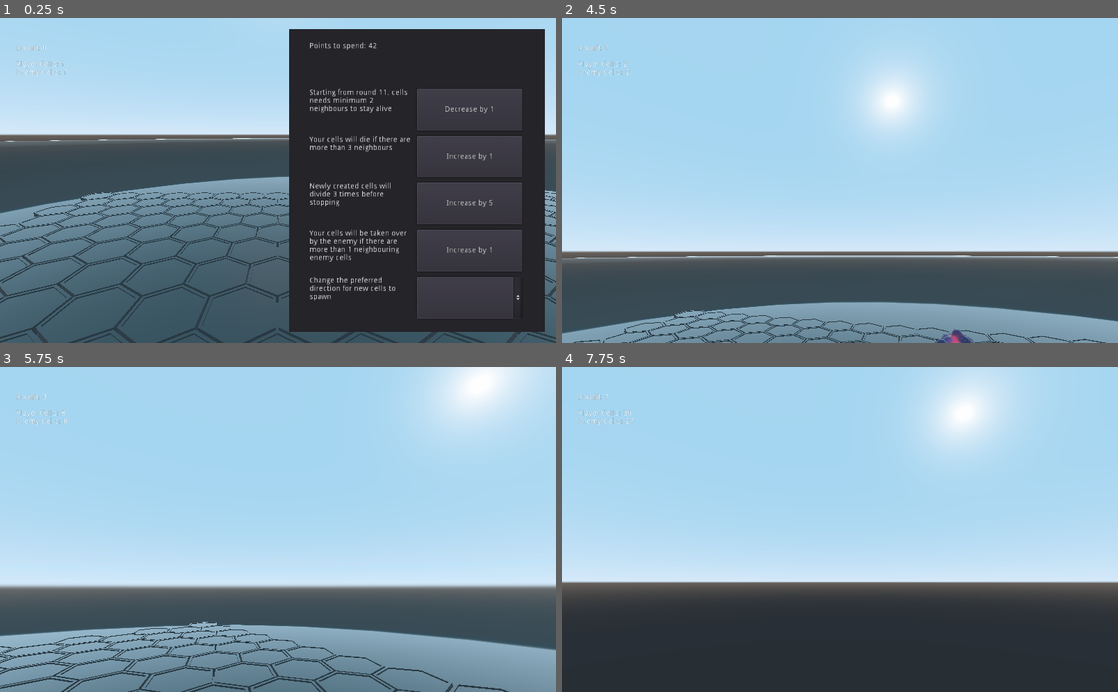
Above: before the commit, frames 1-4 (two rows, left to right).
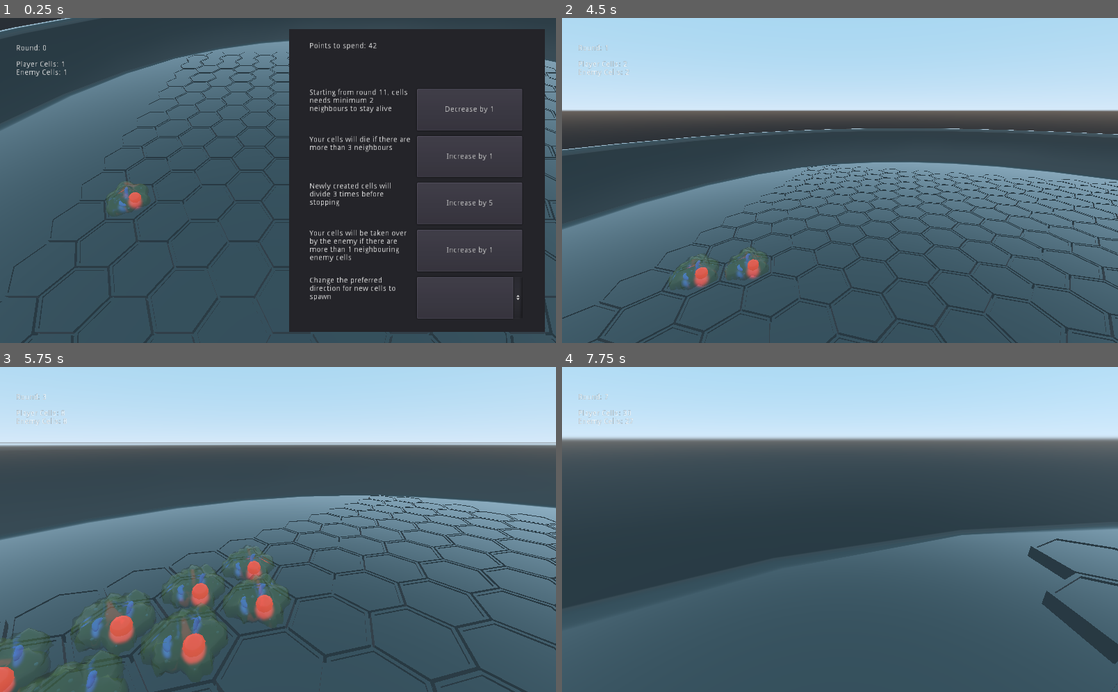
Above: after the commit, the same moments.

Repository: KrtzDev/cell-culture
Game: Godot game, scene res://TestScene.tscn
The game is run twice, just before and just after one commit, with the same random seed, the same clock (stepped at 60 frames per second) and the same inputs. Before the commit the project has no main scene; this scene is started directly in both runs.
Inputs (mouse positions are in pixels of both pictures, inside the frame that each line leads up to):
- Up to frame 1 (0.25 s): no input
- Up to frame 2 (4.5 s): click "Decrease by 1" at 0.5 s; click "Increase by 1" at 1.25 s; click "Increase by 5" at 2 s; click "Increase by 1" at 2.75 s; click (1029, 297) at 3.5 s; tap Enter (ui_accept) at 4.25 s; move the mouse to (962, 164) at 4.27 s; hold Right (ui_right) from 4.28 s (still down); hold Q (lower, bound only after the commit) from 4.28 s (still down)
- Up to frame 3 (5.75 s): tap Enter (ui_accept) at 4.52, 5.27 s; tap E (raise, bound only after the commit) at 4.55, 5.1 s; move the mouse to (250, 529) at 5.02 s; release Right (ui_right) at 5.03 s; release Q (lower, bound only after the commit) at 5.03 s; hold Up (ui_up) from 5.03 s (still down); tap Shift (sprint, bound only after the commit) at 5.3 s
- Up to frame 4 (7.75 s): keep holding Up (ui_up); move the mouse to (851, 523) at 5.77 s; hold Q (lower, bound only after the commit) 5.78-6.53 s; tap Shift (sprint, bound only after the commit) at 5.85, 7.55 s; move the mouse to (834, 536) at 6.52 s; tap Q (lower, bound only after the commit) at 6.6 s; tap Enter (ui_accept) at 6.77, 7.52 s; tap E (raise, bound only after the commit) at 6.8 s; move the mouse to (878, 532) at 7.27 s; hold E (raise, bound only after the commit) from 7.28 s (still down)

The runs differ from the first frame. In frame 1, 40% of the frame differs, in the area x 0-100%, y 0-100%; in frame 2, 68%; in frame 3, 77%; in frame 4, 85%, in the area x 0-100%, y 3-100%.

Commit message:
enemy cell and camera controlls updated

Diff:
--- a/cell-culture/CamMovement.gd
+++ b/cell-culture/CamMovement.gd
@@ -1,7 +1,7 @@
 extends KinematicBody
 
 var velocity = Vector3.ZERO
-var speed = .1
+var speed = .07
 
 onready var player_camera = $"Camera"
 var spin = 0.1
@@ -31,6 +31,16 @@
 	elif Input.is_action_pressed("ui_right"):
 		dir -= transform.basis.x
 
+	if Input.is_action_pressed("raise"):
+		dir += transform.basis.y
+	elif Input.is_action_pressed("lower"):
+		dir -= transform.basis.y
+
+	if Input.is_action_just_pressed("sprint"):
+		speed *= 2.5
+	elif Input.is_action_just_released("sprint"):
+		speed /= 2.5
+
 	velocity = dir.normalized() * speed
 
 func _input(event):
@@ -40,5 +50,5 @@
 		player_camera.rotate_x(lerp(0,spin, event.relative.y*(mouse_sensitivity * 0.01) ))
 
 		var curr_rot = player_camera.rotation_degrees
-		curr_rot.x = clamp(curr_rot.x,-60,60)
+		curr_rot.x = clamp(curr_rot.x,-80,80)
 		player_camera.rotation_degrees = curr_rot
--- a/cell-culture/CameraNode.tscn
+++ b/cell-culture/CameraNode.tscn
@@ -3,7 +3,8 @@
 [ext_resource path="res://CamMovement.gd" type="Script" id=1]
 
 [node name="CameraNode" type="KinematicBody"]
-transform = Transform( -1, -2.93182e-08, -1.48122e-07, 0, 0.980969, -0.194166, 1.50996e-07, -0.194166, -0.980969, 6.30807, 2.16011, 7.91773 )
+transform = Transform( 1, 0, 0, 0, 1, 0, 0, 0, 1, 0, 0, 0 )
 script = ExtResource( 1 )
 
 [node name="Camera" type="ClippedCamera" parent="."]
+transform = Transform( 1, 0, 0, 0, 0.707107, 0.707107, 0, -0.707107, 0.707107, 0, 0, 0 )
--- a/cell-culture/TestScene.tscn
+++ b/cell-culture/TestScene.tscn
@@ -18,5 +18,6 @@
 script = ExtResource( 1 )
 
 [node name="CameraNode" parent="." instance=ExtResource( 3 )]
+transform = Transform( -4.37114e-08, 0, -1, 0, 1, 0, 1, 0, -4.37114e-08, 11.9786, 3.60837, 11.0946 )
 
 [node name="Interface" parent="." instance=ExtResource( 5 )]
--- a/cell-culture/cell.tscn
+++ b/cell-culture/cell.tscn
@@ -1,15 +1,23 @@
-[gd_scene load_steps=6 format=2]
+[gd_scene load_steps=7 format=2]
 
 [ext_resource path="res://models/cell/Cell.glb" type="PackedScene" id=1]
 [ext_resource path="res://models/shader/cellCore.tres" type="Material" id=2]
-[ext_resource path="res://models/shader/greenCell.tres" type="Material" id=3]
+[ext_resource path="res://models/shader/Cell.gdshader" type="Shader" id=3]
 [ext_resource path="res://models/shader/mitochondria.tres" type="Material" id=4]
 [ext_resource path="res://models/shader/cellDetails.tres" type="Material" id=5]
 
+[sub_resource type="ShaderMaterial" id=1]
+render_priority = 1
+shader = ExtResource( 3 )
+shader_param/Color = Color( 0.560784, 0.682353, 0.168627, 0.439216 )
+shader_param/strength = 10.0
+shader_param/Roughness = 0.17
+
 [node name="Cell" instance=ExtResource( 1 )]
+transform = Transform( 1, 0, 0, 0, 1, 0, 0, 0, 1, 0, 0.389752, 0 )
 
 [node name="Icosphere004" parent="." index="0"]
-material/0 = ExtResource( 3 )
+material/0 = SubResource( 1 )
 material/1 = ExtResource( 2 )
 material/2 = ExtResource( 4 )
 material/3 = ExtResource( 5 )
--- a/cell-culture/cell_enemy.tscn
+++ b/cell-culture/cell_enemy.tscn
@@ -1,15 +1,23 @@
-[gd_scene load_steps=6 format=2]
+[gd_scene load_steps=7 format=2]
 
-[ext_resource path="res://models/cell/Cell.glb" type="PackedScene" id=1]
-[ext_resource path="res://models/shader/cellCore.tres" type="Material" id=2]
-[ext_resource path="res://models/shader/enemyCell.tres" type="Material" id=3]
-[ext_resource path="res://models/shader/mitochondria.tres" type="Material" id=4]
-[ext_resource path="res://models/shader/cellDetails.tres" type="Material" id=5]
+[ext_resource path="res://models/cell/CellEnemy.glb" type="PackedScene" id=1]
+[ext_resource path="res://models/shader/cell_enemy.gdshader" type="Shader" id=2]
+[ext_resource path="res://models/shader/mitochondriaEnemy.tres" type="Material" id=3]
+[ext_resource path="res://models/shader/cell_enemyCore.tres" type="Material" id=4]
+[ext_resource path="res://models/shader/cellDetailsEnemy.tres" type="Material" id=5]
 
-[node name="Cell" instance=ExtResource( 1 )]
+[sub_resource type="ShaderMaterial" id=1]
+shader = ExtResource( 2 )
+shader_param/Color = Color( 1, 0.172549, 0.0117647, 0.368627 )
+shader_param/strength = 10.0
+shader_param/Roughness = 0.17
+
+[node name="CellEnemy" instance=ExtResource( 1 )]
+transform = Transform( 1, 0, 0, 0, 1, 0, 0, 0, 1, 0, 0.356968, 0 )
 
 [node name="Icosphere004" parent="." index="0"]
-material/0 = ExtResource( 3 )
-material/1 = ExtResource( 2 )
-material/2 = ExtResource( 4 )
+transform = Transform( 1, 0, 0, 0, 1, 0, 0, 0, 1, 0, 0.256014, 0 )
+material/0 = SubResource( 1 )
+material/1 = ExtResource( 4 )
+material/2 = ExtResource( 3 )
 material/3 = ExtResource( 5 )
--- a/cell-culture/hexTile.tscn
+++ b/cell-culture/hexTile.tscn
@@ -1,7 +1,7 @@
 [gd_scene load_steps=3 format=2]
 
 [ext_resource path="res://models/HexTile/HexField.glb" type="PackedScene" id=1]
-[ext_resource path="res://models/shader/glas.tres" type="Material" id=2]
+[ext_resource path="res://models/shader/glass.tres" type="Material" id=2]
 
 [node name="HexTile" instance=ExtResource( 1 )]
 
--- /dev/null
+++ b/cell-culture/models/shader/Cell.gdshader
@@ -0,0 +1,93 @@
+shader_type spatial;
+
+uniform vec4 Color : hint_color;
+uniform float strength = 1;
+uniform float Roughness = 0.17;
+
+
+
+void fragment()
+{
+	float alpha = Color.a;
+	vec2 offset = SCREEN_UV;
+	float xNorm = NORMAL.x;
+	float yNorm = NORMAL.y;
+	offset.x += NORMAL.z * xNorm * strength * 0.01;
+	offset.y += NORMAL.z * yNorm * strength * -0.01;
+
+	ALBEDO = (texture(SCREEN_TEXTURE, offset).xyz * (1.0 - Color.a)) + (Color.xyz * Color.a);
+	ALPHA = alpha;
+	ROUGHNESS = Roughness;
+}
+
+vec4 mod289(vec4 x) {
+    return x - floor(x * (1.0 / 289.0)) * 289.0;
+}
+
+vec4 permute(vec4 x) {
+    return mod289(((x * 34.0) + 1.0) * x);
+}
+
+vec4 taylorInvSqrt(vec4 r) {
+    return 1.79284291400159 - 0.85373472095314 * r;
+}
+
+vec2 fade(vec2 t) {
+    return t * t * t * (t * (t * 6.0 - 15.0) + 10.0);
+}
+
+float pnoise(vec2 P, vec2 rep) {
+    vec4 Pi = floor(vec4(P, P)) + vec4(0.0, 0.0, 1.0, 1.0);
+    vec4 Pf = fract(vec4(P, P)) - vec4(0.0, 0.0, 1.0, 1.0);
+    Pi = mod(Pi, vec4(rep, rep)); // To create noise with explicit period
+    Pi = mod289(Pi); // To avoid truncation effects in permutation
+    vec4 ix = Pi.xzxz;
+    vec4 iy = Pi.yyww;
+    vec4 fx = Pf.xzxz;
+    vec4 fy = Pf.yyww;
+
+    vec4 i = permute(permute(ix) + iy);
+
+    vec4 gx = fract(i * (1.0 / 41.0)) * 2.0 - 1.0 ;
+    vec4 gy = abs(gx) - 0.5 ;
+    vec4 tx = floor(gx + 0.5);
+    gx = gx - tx;
+
+    vec2 g00 = vec2(gx.x,gy.x);
+    vec2 g10 = vec2(gx.y,gy.y);
+    vec2 g01 = vec2(gx.z,gy.z);
+    vec2 g11 = vec2(gx.w,gy.w);
+
+    vec4 norm = taylorInvSqrt(vec4(dot(g00, g00), dot(g01, g01), dot(g10, g10), dot(g11, g11)));
+    g00 *= norm.x;
+    g01 *= norm.y;
+    g10 *= norm.z;
+    g11 *= norm.w;
+
+    float n00 = dot(g00, vec2(fx.x, fy.x));
+    float n10 = dot(g10, vec2(fx.y, fy.y));
+    float n01 = dot(g01, vec2(fx.z, fy.z));
+    float n11 = dot(g11, vec2(fx.w, fy.w));
+
+    vec2 fade_xy = fade(Pf.xy);
+    vec2 n_x = mix(vec2(n00, n01), vec2(n10, n11), fade_xy.x);
+    float n_xy = mix(n_x.x, n_x.y, fade_xy.y);
+    return 2.3 * n_xy;
+}
+
+float fbm(vec2 x)
+{
+  float height = 0.0;
+  float amplitude = 0.1;
+  float frequency = TIME/60.0;
+  for (int i = 0; i < 6; i++){
+    height += pnoise(x * frequency,vec2(4, 8))*0.2+0.1*amplitude;
+  }
+  return height;
+}
+
+void vertex()
+{
+	float height = fbm(VERTEX.xz * 3.0f);
+	VERTEX += height * 2.1 * NORMAL;
+}
--- /dev/null
+++ b/cell-culture/models/shader/cellDetailsEnemy.tres
@@ -0,0 +1,6 @@
+[gd_resource type="SpatialMaterial" format=2]
+
+[resource]
+render_priority = 1
+flags_transparent = true
+albedo_color = Color( 0.741176, 0.541176, 0.101961, 0.360784 )
--- /dev/null
+++ b/cell-culture/models/shader/cell_enemy.gdshader
@@ -0,0 +1,93 @@
+shader_type spatial;
+
+uniform vec4 Color : hint_color;
+uniform float strength = 1;
+uniform float Roughness = 0.17;
+
+
+
+void fragment()
+{
+	float alpha = Color.a;
+	vec2 offset = SCREEN_UV;
+	float xNorm = NORMAL.x;
+	float yNorm = NORMAL.y;
+	offset.x += NORMAL.z * xNorm * strength * 0.01;
+	offset.y += NORMAL.z * yNorm * strength * -0.01;
+
+	ALBEDO = (texture(SCREEN_TEXTURE, offset).xyz * (1.0 - Color.a)) + (Color.xyz * Color.a);
+	ALPHA = alpha;
+	ROUGHNESS = Roughness;
+}
+
+vec4 mod289(vec4 x) {
+    return x - floor(x * (1.0 / 289.0)) * 289.0;
+}
+
+vec4 permute(vec4 x) {
+    return mod289(((x * 34.0) + 1.0) * x);
+}
+
+vec4 taylorInvSqrt(vec4 r) {
+    return 1.79284291400159 - 0.85373472095314 * r;
+}
+
+vec2 fade(vec2 t) {
+    return t * t * t * (t * (t * 6.0 - 15.0) + 10.0);
+}
+
+float pnoise(vec2 P, vec2 rep) {
+    vec4 Pi = floor(vec4(P, P)) + vec4(0.0, 0.0, 1.0, 1.0);
+    vec4 Pf = fract(vec4(P, P)) - vec4(0.0, 0.0, 1.0, 1.0);
+    Pi = mod(Pi, vec4(rep, rep)); // To create noise with explicit period
+    Pi = mod289(Pi); // To avoid truncation effects in permutation
+    vec4 ix = Pi.xzxz;
+    vec4 iy = Pi.yyww;
+    vec4 fx = Pf.xzxz;
+    vec4 fy = Pf.yyww;
+
+    vec4 i = permute(permute(ix) + iy);
+
+    vec4 gx = fract(i * (1.0 / 41.0)) * 2.0 - 1.0 ;
+    vec4 gy = abs(gx) - 0.5 ;
+    vec4 tx = floor(gx + 0.5);
+    gx = gx - tx;
+
+    vec2 g00 = vec2(gx.x,gy.x);
+    vec2 g10 = vec2(gx.y,gy.y);
+    vec2 g01 = vec2(gx.z,gy.z);
+    vec2 g11 = vec2(gx.w,gy.w);
+
+    vec4 norm = taylorInvSqrt(vec4(dot(g00, g00), dot(g01, g01), dot(g10, g10), dot(g11, g11)));
+    g00 *= norm.x;
+    g01 *= norm.y;
+    g10 *= norm.z;
+    g11 *= norm.w;
+
+    float n00 = dot(g00, vec2(fx.x, fy.x));
+    float n10 = dot(g10, vec2(fx.y, fy.y));
+    float n01 = dot(g01, vec2(fx.z, fy.z));
+    float n11 = dot(g11, vec2(fx.w, fy.w));
+
+    vec2 fade_xy = fade(Pf.xy);
+    vec2 n_x = mix(vec2(n00, n01), vec2(n10, n11), fade_xy.x);
+    float n_xy = mix(n_x.x, n_x.y, fade_xy.y);
+    return 2.3 * n_xy;
+}
+
+float fbm(vec2 x)
+{
+  float height = 0.0;
+  float amplitude = 0.00001;
+  float frequency = TIME/6.0;
+  for (int i = 0; i < 6; i++){
+    height += pnoise(x * frequency,vec2(4, 8))*0.2+0.1*amplitude;
+  }
+  return height;
+}
+
+void vertex()
+{
+	float height = fbm(VERTEX.xz * 3.0f);
+	VERTEX += height * 0.05 * NORMAL;
+}
--- /dev/null
+++ b/cell-culture/models/shader/cell_enemyCore.tres
@@ -0,0 +1,9 @@
+[gd_resource type="SpatialMaterial" format=2]
+
+[resource]
+albedo_color = Color( 0.133333, 0.196078, 0.87451, 1 )
+emission_enabled = true
+emission = Color( 0.333333, 0.0745098, 0.788235, 1 )
+emission_energy = 4.61
+emission_operator = 0
+emission_on_uv2 = false
--- /dev/null
+++ b/cell-culture/models/shader/mitochondriaEnemy.tres
@@ -0,0 +1,9 @@
+[gd_resource type="SpatialMaterial" format=2]
+
+[resource]
+albedo_color = Color( 0.215686, 0.537255, 0.160784, 1 )
+emission_enabled = true
+emission = Color( 0.294118, 0.388235, 0.0784314, 1 )
+emission_energy = 1.12
+emission_operator = 0
+emission_on_uv2 = false
--- a/cell-culture/petriDish.tscn
+++ b/cell-culture/petriDish.tscn
@@ -1,7 +1,7 @@
 [gd_scene load_steps=3 format=2]
 
 [ext_resource path="res://models/petriDish/PetriDish.glb" type="PackedScene" id=1]
-[ext_resource path="res://models/shader/glas.tres" type="Material" id=2]
+[ext_resource path="res://models/shader/glass.tres" type="Material" id=2]
 
 [node name="PetriDish" instance=ExtResource( 1 )]
 
--- a/cell-culture/project.godot
+++ b/cell-culture/project.godot
@@ -11,36 +11,37 @@
 [application]
 
 config/name="cell-culture"
+run/main_scene="res://TestScene.tscn"
 config/icon="res://icon.png"
 
 [input]
 
 ui_left={
 "deadzone": 0.5,
-"events": [ Object(InputEventKey,"resource_local_to_scene":false,"resource_name":"","device":0,"alt":false,"shift":false,"control":false,"meta":false,"command":false,"pressed":false,"scancode":16777231,"unicode":0,"echo":false,"script":null)
+"events": [ Object(InputEventKey,"resource_local_to_scene":false,"resource_name":"","device":0,"alt":false,"shift":false,"control":false,"meta":false,"command":false,"pressed":false,"scancode":16777231,"physical_scancode":0,"unicode":0,"echo":false,"script":null)
 , Object(InputEventJoypadButton,"resource_local_to_scene":false,"resource_name":"","device":0,"button_index":14,"pressure":0.0,"pressed":false,"script":null)
-, Object(InputEventKey,"resource_local_to_scene":false,"resource_name":"","device":0,"alt":false,"shift":false,"control":false,"meta":false,"command":false,"pressed":false,"scancode":65,"unicode":0,"echo":false,"script":null)
+, Object(InputEventKey,"resource_local_to_scene":false,"resource_name":"","device":0,"alt":false,"shift":false,"control":false,"meta":false,"command":false,"pressed":false,"scancode":65,"physical_scancode":0,"unicode":0,"echo":false,"script":null)
  ]
 }
 ui_right={
 "deadzone": 0.5,
-"events": [ Object(InputEventKey,"resource_local_to_scene":false,"resource_name":"","device":0,"alt":false,"shift":false,"control":false,"meta":false,"command":false,"pressed":false,"scancode":16777233,"unicode":0,"echo":false,"script":null)
+"events": [ Object(InputEventKey,"resource_local_to_scene":false,"resource_name":"","device":0,"alt":false,"shift":false,"control":false,"meta":false,"command":false,"pressed":false,"scancode":16777233,"physical_scancode":0,"unicode":0,"echo":false,"script":null)
 , Object(InputEventJoypadButton,"resource_local_to_scene":false,"resource_name":"","device":0,"button_index":15,"pressure":0.0,"pressed":false,"script":null)
-, Object(InputEventKey,"resource_local_to_scene":false,"resource_name":"","device":0,"alt":false,"shift":false,"control":false,"meta":false,"command":false,"pressed":false,"scancode":68,"unicode":0,"echo":false,"script":null)
+, Object(InputEventKey,"resource_local_to_scene":false,"resource_name":"","device":0,"alt":false,"shift":false,"control":false,"meta":false,"command":false,"pressed":false,"scancode":68,"physical_scancode":0,"unicode":0,"echo":false,"script":null)
  ]
 }
 ui_up={
 "deadzone": 0.5,
-"events": [ Object(InputEventKey,"resource_local_to_scene":false,"resource_name":"","device":0,"alt":false,"shift":false,"control":false,"meta":false,"command":false,"pressed":false,"scancode":16777232,"unicode":0,"echo":false,"script":null)
+"events": [ Object(InputEventKey,"resource_local_to_scene":false,"resource_name":"","device":0,"alt":false,"shift":false,"control":false,"meta":false,"command":false,"pressed":false,"scancode":16777232,"physical_scancode":0,"unicode":0,"echo":false,"script":null)
 , Object(InputEventJoypadButton,"resource_local_to_scene":false,"resource_name":"","device":0,"button_index":12,"pressure":0.0,"pressed":false,"script":null)
-, Object(InputEventKey,"resource_local_to_scene":false,"resource_name":"","device":0,"alt":false,"shift":false,"control":false,"meta":false,"command":false,"pressed":false,"scancode":87,"unicode":0,"echo":false,"script":null)
+, Object(InputEventKey,"resource_local_to_scene":false,"resource_name":"","device":0,"alt":false,"shift":false,"control":false,"meta":false,"command":false,"pressed":false,"scancode":87,"physical_scancode":0,"unicode":0,"echo":false,"script":null)
  ]
 }
 ui_down={
 "deadzone": 0.5,
-"events": [ Object(InputEventKey,"resource_local_to_scene":false,"resource_name":"","device":0,"alt":false,"shift":false,"control":false,"meta":false,"command":false,"pressed":false,"scancode":16777234,"unicode":0,"echo":false,"script":null)
+"events": [ Object(InputEventKey,"resource_local_to_scene":false,"resource_name":"","device":0,"alt":false,"shift":false,"control":false,"meta":false,"command":false,"pressed":false,"scancode":16777234,"physical_scancode":0,"unicode":0,"echo":false,"script":null)
 , Object(InputEventJoypadButton,"resource_local_to_scene":false,"resource_name":"","device":0,"button_index":13,"pressure":0.0,"pressed":false,"script":null)
-, Object(InputEventKey,"resource_local_to_scene":false,"resource_name":"","device":0,"alt":false,"shift":false,"control":false,"meta":false,"command":false,"pressed":false,"scancode":83,"unicode":0,"echo":false,"script":null)
+, Object(InputEventKey,"resource_local_to_scene":false,"resource_name":"","device":0,"alt":false,"shift":false,"control":false,"meta":false,"command":false,"pressed":false,"scancode":83,"physical_scancode":0,"unicode":0,"echo":false,"script":null)
  ]
 }
 cam_zoom_in={
@@ -53,6 +54,21 @@
 "events": [ Object(InputEventMouseButton,"resource_local_to_scene":false,"resource_name":"","device":0,"alt":false,"shi …(212 unchanged characters)…
  ]
 }
+raise={
+"deadzone": 0.5,
+"events": [ Object(InputEventKey,"resource_local_to_scene":false,"resource_name":"","device":0,"alt":false,"shift":false,"control":false,"meta":false,"command":false,"pressed":false,"scancode":69,"physical_scancode":0,"unicode":0,"echo":false,"script":null)
+ ]
+}
+lower={
+"deadzone": 0.5,
+"events": [ Object(InputEventKey,"resource_local_to_scene":false,"resource_name":"","device":0,"alt":false,"shift":false,"control":false,"meta":false,"command":false,"pressed":false,"scancode":81,"physical_scancode":0,"unicode":0,"echo":false,"script":null)
+ ]
+}
+sprint={
+"deadzone": 0.5,
+"events": [ Object(InputEventKey,"resource_local_to_scene":false,"resource_name":"","device":0,"alt":false,"shift":false,"control":false,"meta":false,"command":false,"pressed":false,"scancode":16777237,"physical_scancode":0,"unicode":0,"echo":false,"script":null)
+ ]
+}
 
 [physics]
 
--- a/cell-culture/tile.tscn
+++ b/cell-culture/tile.tscn
@@ -12,9 +12,9 @@
 [node name="HexTile" parent="." instance=ExtResource( 1 )]
 
 [node name="Cell" parent="." instance=ExtResource( 3 )]
-transform = Transform( 1, 0, 0, 0, 1, 0, 0, 0, 1, 0, 0.106367, 0 )
+transform = Transform( 1, 0, 0, 0, 1, 0, 0, 0, 1, 0, 0.267082, 0 )
 visible = false
 
 [node name="Cell_enemy" parent="." instance=ExtResource( 4 )]
-transform = Transform( 1, 0, 0, 0, 1, 0, 0, 0, 1, 0, 0.101345, 0 )
+transform = Transform( 1, 0, 0, 0, 1, 0, 0, 0, 1, 0, 0.0842488, 0 )
 visible = false
Binary file added: cell-culture/models/cell/CellEnemy.glb
Not shown, added: cell-culture/models/cell/CellEnemy.glb.import
Renamed: cell-culture/models/shader/glas.tres -> cell-culture/models/shader/glass.tres
